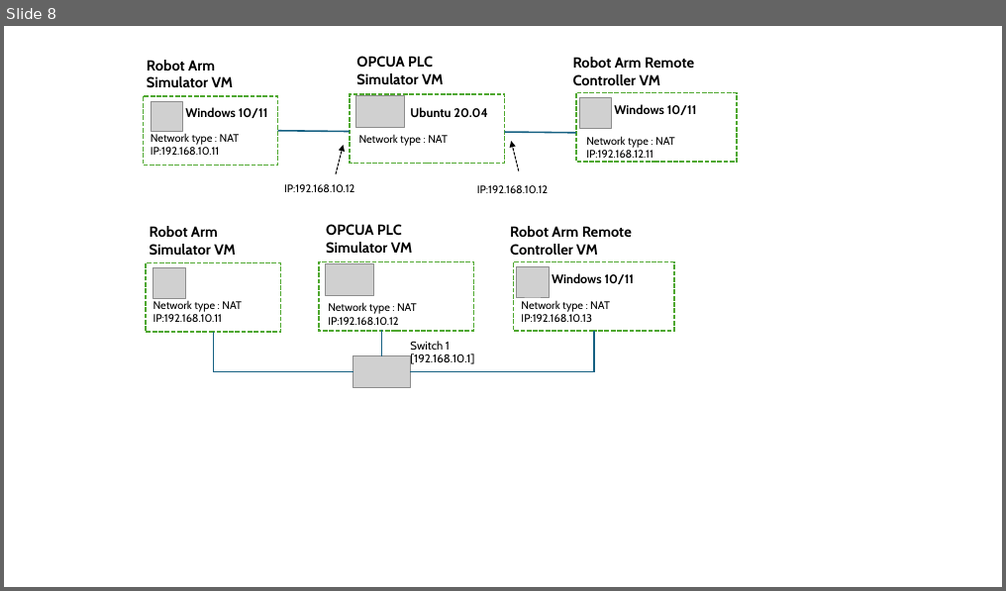
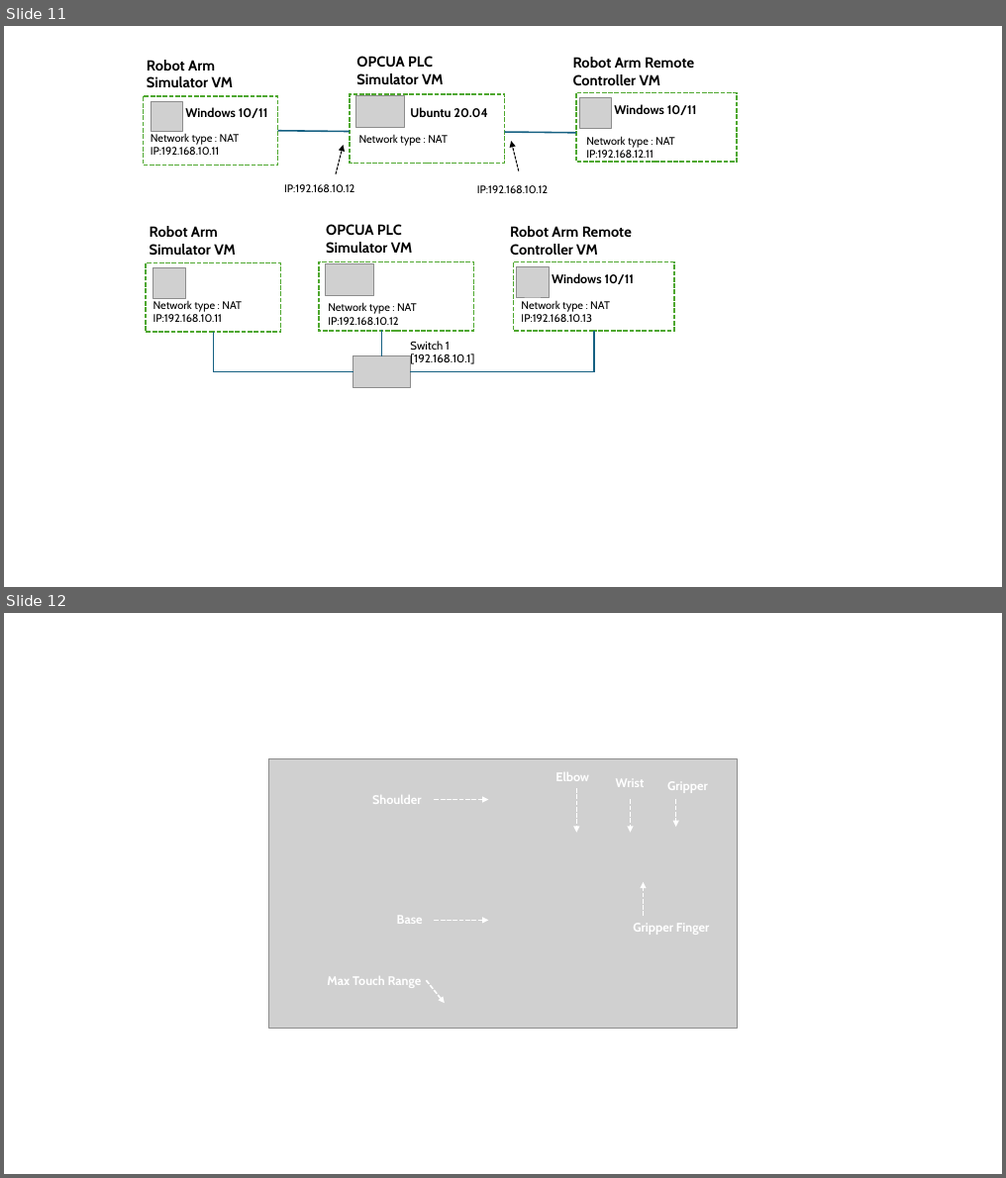
Before and after one commit to LiuYuancheng/Python_3D_6Axis_Robotic_Arm_Simulator, a slide deck: doc/designDoc.pptx. Shown one above the other, each under a label of ours: slide 8 before the commit, slides 11 and 12 after it. The pictures are 1006x591 and 1006x1178 pixels, drawn with LibreOffice and Linux fonts; fonts in the diff are those of the drawing; grey boxes stand for pictures. Boxes give left, top, right and bottom in pixels: in the first picture for what was removed or moved away, otherwise in the second. Text is boxed around its words. In the diff, an @@ line names an element or a change of style, - is before the commit and + after.

```diff
--- a/doc/designDoc.pptx
+++ b/doc/designDoc.pptx
@@ slide 12 added at (x1=4, y1=613, x2=1002, y2=1174), background #FFFFFF @@
@@ picture added at (x1=269, y1=759, x2=737, y2=1028) @@
@@ text added at (x1=555, y1=772, x2=589, y2=781), 12 pt, text #FFFFFF, bold @@
+Elbow
@@ arrow added from (576, 788) to (576, 833), #FFFFFF 1.5 pt dashed @@
@@ text added at (x1=616, y1=779, x2=645, y2=787), 12 pt, text #FFFFFF, bold @@
+Wrist
@@ text added at (x1=667, y1=781, x2=708, y2=793), 12 pt, text #FFFFFF, bold @@
+Gripper
@@ text added at (x1=372, y1=795, x2=421, y2=804), 12 pt, text #FFFFFF, bold @@
+Shoulder
@@ arrow added from (435, 799) to (488, 799), #FFFFFF 1.5 pt dashed @@
@@ arrow added from (631, 799) to (631, 833), #FFFFFF 1.5 pt dashed @@
@@ arrow added from (676, 799) to (676, 827), #FFFFFF 1.5 pt dashed @@
@@ arrow added from (644, 916) to (644, 882), #FFFFFF 1.5 pt dashed @@
@@ text added at (x1=397, y1=916, x2=423, y2=924), 12 pt, text #FFFFFF, bold @@
+Base
@@ arrow added from (435, 921) to (488, 921), #FFFFFF 1.5 pt dashed @@
@@ text added at (x1=633, y1=923, x2=710, y2=935), 12 pt, text #FFFFFF, bold @@
+Gripper Finger
@@ text added at (x1=327, y1=976, x2=422, y2=988), 12 pt, text #FFFFFF, bold @@
+Max Touch Range
@@ arrow added from (426, 980) to (445, 1003), #FFFFFF 1.5 pt dashed @@
@@ what was slide 8 is now slide 11 @@
```
Also in this commit, not shown: 3 other slides added, 4 other files.
